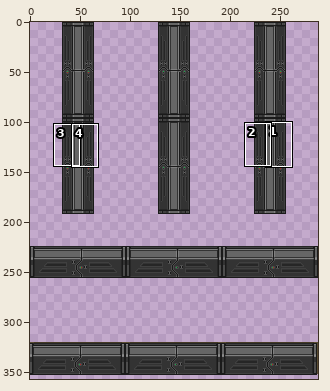
Two versions of one sprite sheet, Resources/Textures/_RMC14/Structures/Doors/Airlocks/Triple/ocp_large_dark.rsi/door_deny.png. Above, an overview of the earlier version with the close-up marked.
Close-up. Old version:
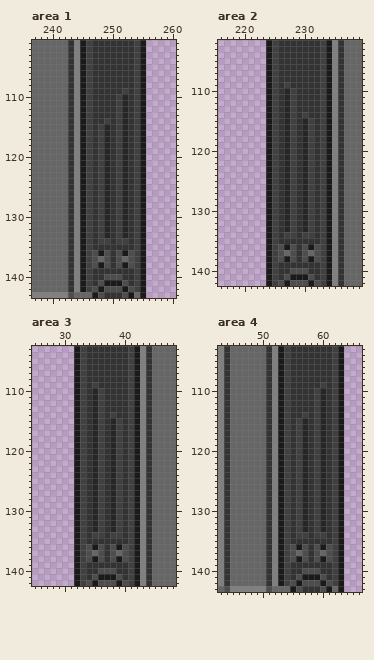
The file is 288x384 pixels. Shown: area 1: x 237..260, y 101..143; area 2: x 216..239, y 102..142; area 3: x 25..48, y 103..142; area 4: x 43..66, y 103..143. The wide view leaves out empty margins. The commit also changed other parts of the picture, which this record leaves out.
After:
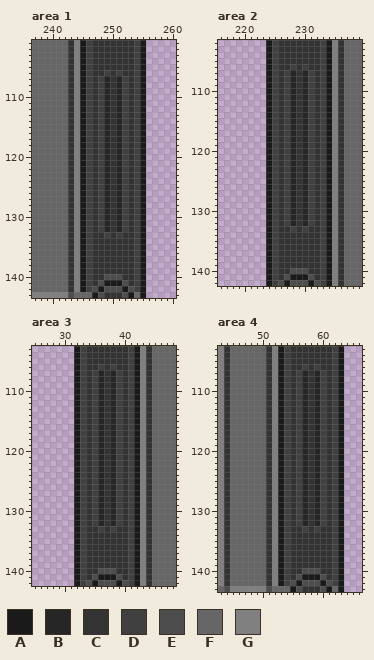
Palette (. is transparent): A #1a1a1a  B #262626  C #333333  D #404040  E #4d4d4d  F #666666  G #808080
Diff:
Changed rows in their new state; - is an unchanged pixel.
Area 1:
first column x 247:
106 --D-D--
107 -DB-BD-
108 -DB-BD-
109 -DB-B--
110 -DB-BD-
111 -DB-BD-
112 -DB-BD-
113 -DB-BD-
114 -DB-BD-
115 ----BD-
116 ----BD-
117 ----BD-
118 ----BD-
119 ----BD-
120 ----BD-
121 ----BD-
122 ----BD-
123 ----BD-
124 ----BD-
125 ----BD-
126 ----BD-
127 ----BD-
128 ----BD-
129 ----BD-
130 ----BD-
131 ----BD-
132 ----BD-
133 -CD--C-
134 -CC-CC-
136 CCC-CCC
137 CCC-CCC
138 CCC-CCC
Area 2:
first column x 226:
106 --D-D--
107 -DB-BD-
108 -DB-BD-
109 --B-BD-
110 -DB-BD-
111 -DB-BD-
112 -DB-BD-
113 -DB-BD-
114 -DB-BD-
115 -DB----
116 -DB----
117 -DB----
118 -DB----
119 -DB----
120 -DB----
121 -DB----
122 -DB----
123 -DB----
124 -DB----
125 -DB----
126 -DB----
127 -DB----
128 -DB----
129 -DB----
130 -DB----
131 -DB----
132 -DB----
133 -C--DC-
134 -CC-CC-
136 CCC-CCC
137 CCC-CCC
138 CCC-CCC
Area 3:
first column x 34:
106 --D-D--
107 -DB-BD-
108 -DB-BD-
109 --B-BD-
110 -DB-BD-
111 -DB-BD-
112 -DB-BD-
113 -DB-BD-
114 -DB-BD-
115 -DB----
116 -DB----
117 -DB----
118 -DB----
119 -DB----
120 -DB----
121 -DB----
122 -DB----
123 -DB----
124 -DB----
125 -DB----
126 -DB----
127 -DB----
128 -DB----
129 -DB----
130 -DB----
131 -DB----
132 -DB----
133 -C--DC-
134 -CC-CC-
136 CCC-CCC
137 CCC-CCC
138 CCC-CCC
Area 4:
first column x 55:
106 --D-D--
107 -DB-BD-
108 -DB-BD-
109 -DB-B--
110 -DB-BD-
111 -DB-BD-
112 -DB-BD-
113 -DB-BD-
114 -DB-BD-
115 ----BD-
116 ----BD-
117 ----BD-
118 ----BD-
119 ----BD-
120 ----BD-
121 ----BD-
122 ----BD-
123 ----BD-
124 ----BD-
125 ----BD-
126 ----BD-
127 ----BD-
128 ----BD-
129 ----BD-
130 ----BD-
131 ----BD-
132 ----BD-
133 -CD--C-
134 -CC-CC-
136 CCC-CCC
137 CCC-CCC
138 CCC-CCC
Pixel boxes of the changes (left, top, right, bottom) in both close-ups:
changed: (92, 70, 134, 268)
changed: (278, 64, 320, 262)
changed: (86, 364, 128, 562)
changed: (290, 364, 332, 562)
